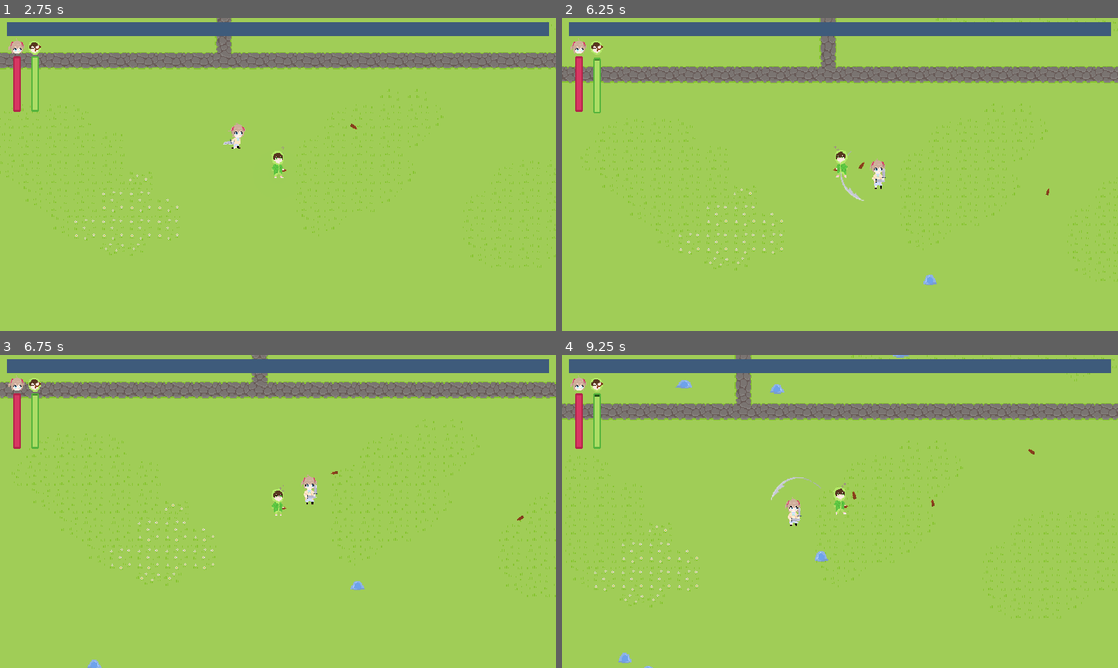
Above: before the commit, frames 1-4 (two rows, left to right).
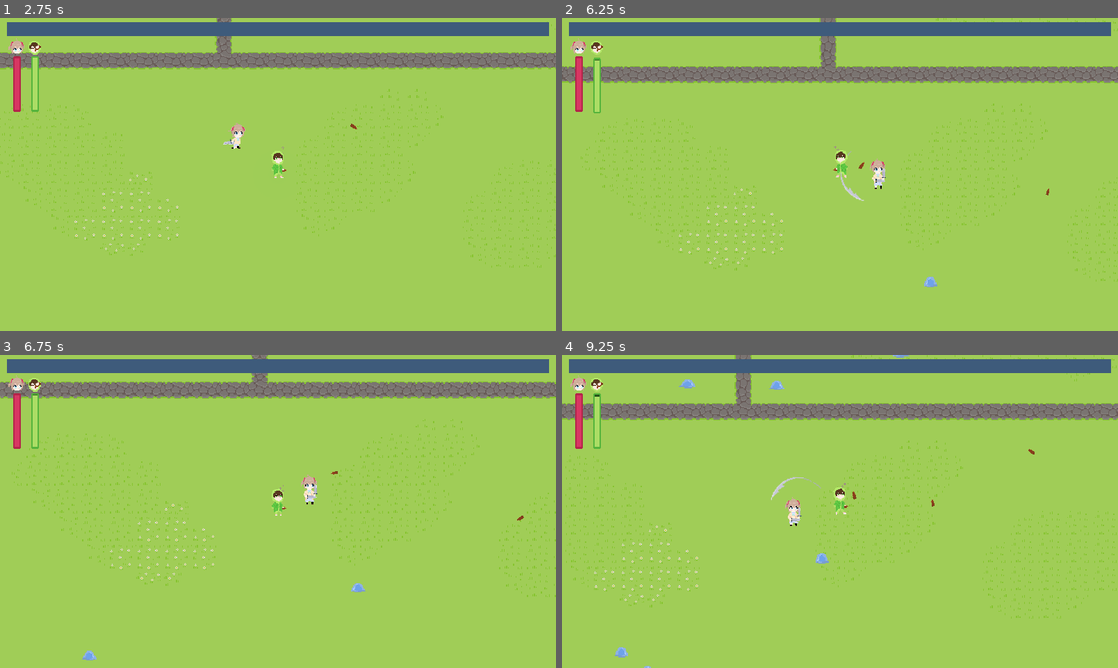
Above: after the commit, the same moments.

Repository: KotgeDev/Neuro-Adventures
Game: Godot game, scene res://scenes/ui/menu.tscn
The game is run twice, just before and just after one commit, with the same random seed, the same clock (stepped at 60 frames per second) and the same inputs.
Inputs (mouse positions are in pixels of both pictures, inside the frame that each line leads up to):
- Up to frame 1 (2.75 s): click "Start" at 0.5 s; move the mouse to (400, 158) at 1.27 s; hold D (right) 1.28-2.03 s; move the mouse to (166, 190) at 2.02 s; hold S (down) from 2.03 s (still down)
- Up to frame 2 (6.25 s): move the mouse to (895, 105) at 2.77 s; release S (down) at 2.78 s; hold D (right) 2.78-3.53 s; move the mouse to (812, 237) at 3.52 s; hold W (up) 3.53-4.28 s; move the mouse to (1006, 221) at 4.27 s; hold A (left) 4.28-5.78 s; move the mouse to (673, 127) at 5.02 s; move the mouse to (867, 174) at 5.77 s; hold S (down) from 5.78 s (still down)
- Up to frame 3 (6.75 s): move the mouse to (194, 433) at 6.52 s; release S (down) at 6.53 s; hold D (right) from 6.53 s (still down)
- Up to frame 4 (9.25 s): move the mouse to (962, 495) at 7.27 s; release D (right) at 7.28 s; hold W (up) 7.28-8.03 s; move the mouse to (728, 527) at 8.02 s; hold D (right) 8.03-8.78 s; move the mouse to (895, 442) at 8.77 s; hold S (down) from 8.78 s (still down)

Frame 1 is identical in both runs. In frame 2, less than 0.1% of the frame differs, in the area x 65-68%, y 82-86%; in frame 3, 0.2%; in frame 4, 0.3%, in the area x 9-48%, y 7-100%.

Commit message:
AI optimization

Diff:
--- a/scripts/enemies/simple_enemy.gd
+++ b/scripts/enemies/simple_enemy.gd
@@ -29,6 +29,7 @@
 
 #region OTHER
 var velocity: Vector2
+var next_pos: Vector2
 var cookie_template = preload("res://scenes/collectibles/cookie.tscn")
 var creggs_template = preload("res://scenes/collectibles/creggs.tscn")
 var expp_template = preload("res://scenes/collectibles/exp.tscn")
@@ -57,16 +58,20 @@
 		$MarchDuration.wait_time = march_duration
 		$MarchDuration.start()
 	else:
-		make_path()
+		if(global_position.distance_to(collab_partner.global_position) < 350.0):
+			make_path()
+		else:
+			next_pos = ai.global_position
 
 func make_path() -> void:
 	navigation_agent.target_position = ai.global_position
+	next_pos = navigation_agent.get_next_path_position()
 
 func _physics_process(delta):
 	if march:
 		velocity = march_direction * SPEED
 	else:
-		var dir = to_local(navigation_agent.get_next_path_position()).normalized()
+		var dir = to_local(next_pos).normalized()
 		velocity = dir * SPEED
 
 	if velocity.x < 0:
@@ -115,7 +120,10 @@
 	if march:
 		return
 	else:
-		make_path()
+		if(global_position.distance_to(collab_partner.global_position) < 350.0):
+			make_path()
+		else:
+			next_pos = ai.global_position
 
 func _on_march_duration_timeout():
 	queue_free()
